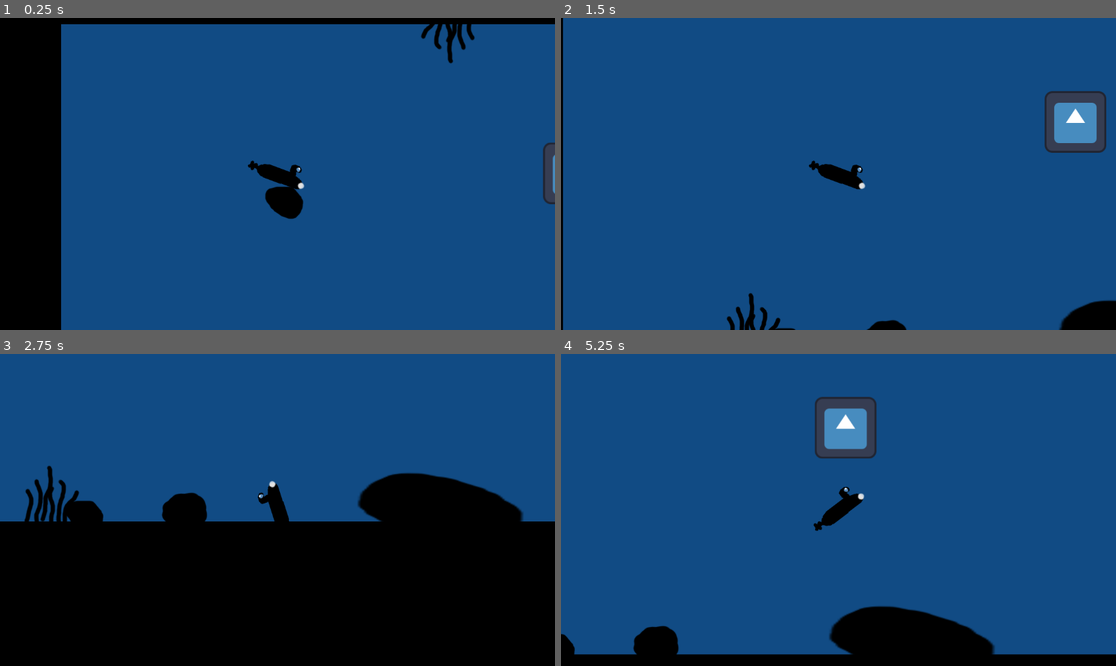
Above: before the commit, frames 1-4 (two rows, left to right).
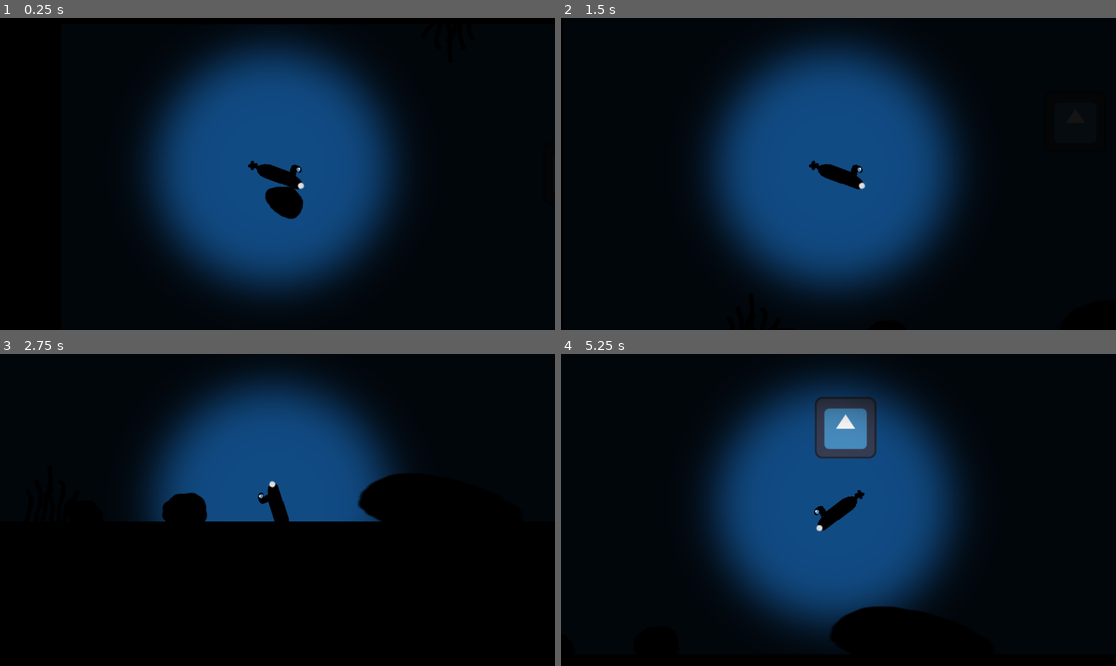
Above: after the commit, the same moments.

Repository: EddieRowe/godot-wild-jam-82
Game: Godot game, scene res://levels/level_1.tscn
Two runs of this game, one before a commit and one after it. Both use one fixed random seed, a clock stepped at 60 frames per second and the inputs below. The engine's default icon, where the game draws it, is replaced by a stand-in: a white triangle on a blue panel in a dark square.
Inputs:
- Up to frame 1 (0.25 s): no input
- Up to frame 2 (1.5 s): hold Right (ui_right) 0.53-1.28 s; hold Down (ui_down) from 1.28 s (still down)
- Up to frame 3 (2.75 s): release Down (ui_down) at 2.03 s; hold Right (ui_right) from 2.03 s (still down)
- Up to frame 4 (5.25 s): release Right (ui_right) at 2.78 s; hold Up (ui_up) 2.78-3.53 s; hold Left (ui_left) 3.53-5.03 s; hold Down (ui_down) from 5.03 s (still down)

The runs differ from the first frame. In frame 1, 70% of the frame differs, in the area x 11-100%, y 2-100%; in frame 2, 82%, in the area x 0-100%, y 0-100%; in frame 3, 39%; in frame 4, 76%.

Commit message:
light mask & sprite flip

Diff:
--- a/prefabs/Player.tscn
+++ b/prefabs/Player.tscn
@@ -1,21 +1,24 @@
-[gd_scene load_steps=6 format=3 uid="uid://cphyt7srqwafr"]
+[gd_scene load_steps=8 format=3 uid="uid://cphyt7srqwafr"]
 
 [ext_resource type="Script" uid="uid://4a7nsts8luh7" path="res://scripts/submarine_script.gd" id="1_glu7e"]
 [ext_resource type="Texture2D" uid="uid://dcl8d3ja31fie" path="res://art/player_placeholder_.png" id="2_ay6yh"]
 [ext_resource type="Script" uid="uid://ssj3qc07pg03" path="res://scripts/health.gd" id="3_ay6yh"]
 [ext_resource type="Script" uid="uid://cdj3fn4u6ytsb" path="res://scripts/oxygen.gd" id="4_p3xyx"]
+[ext_resource type="Texture2D" uid="uid://bygay2a087fb5" path="res://art/lightmask1.png" id="5_wuy1y"]
+[ext_resource type="Script" uid="uid://cbqex3ko6h1np" path="res://scripts/light_mask.gd" id="6_1nynx"]
 
 [sub_resource type="CapsuleShape2D" id="CapsuleShape2D_0e48y"]
 
 [node name="Player" type="Node2D"]
 
-[node name="RigidBody2D" type="RigidBody2D" parent="." node_paths=PackedStringArray("health", "oxygen")]
+[node name="RigidBody2D" type="RigidBody2D" parent="." node_paths=PackedStringArray("health", "oxygen", "sprite")]
 continuous_cd = 1
 contact_monitor = true
 max_contacts_reported = 3
 script = ExtResource("1_glu7e")
 health = NodePath("../Health")
 oxygen = NodePath("../Oxygen")
+sprite = NodePath("Sprite2D")
 
 [node name="CollisionShape2D" type="CollisionShape2D" parent="RigidBody2D"]
 shape = SubResource("CapsuleShape2D_0e48y")
@@ -39,6 +42,13 @@
 [node name="Breath Timer" type="Timer" parent="Oxygen"]
 autostart = true
 
+[node name="PointLight2D" type="PointLight2D" parent="." node_paths=PackedStringArray("player_rigidbody")]
+color = Color(1, 1, 1, 0.921569)
+blend_mode = 1
+texture = ExtResource("5_wuy1y")
+script = ExtResource("6_1nynx")
+player_rigidbody = NodePath("../RigidBody2D")
+
 [connection signal="body_entered" from="RigidBody2D" to="RigidBody2D" method="_on_body_entered"]
 [connection signal="timeout" from="Health/Repair Timer" to="Health" method="_on_repair_timer_timeout"]
 [connection signal="timeout" from="Oxygen/Breath Timer" to="Oxygen" method="_on_breath_timer_timeout"]
--- /dev/null
+++ b/scripts/light_mask.gd
@@ -0,0 +1,6 @@
+extends PointLight2D
+
+@export var player_rigidbody : RigidBody2D
+
+func _process(delta: float) -> void:
+	position = player_rigidbody.position
--- a/scripts/submarine_script.gd
+++ b/scripts/submarine_script.gd
@@ -4,6 +4,7 @@
 var move_speed = 300
 @export var health : Health
 @export var oxygen : Oxygen
+@export var sprite : Sprite2D
 
 var can_move : bool = true
 
@@ -20,6 +21,14 @@
 
 	apply_force(movement * move_speed)
 
+	_handle_flip_sprite(movement)
+
+func _handle_flip_sprite(movement : Vector2):
+	if movement.x < 0:
+		sprite.flip_h = true
+	elif movement.x > 0:
+		sprite.flip_h = false
+
 func _on_body_entered(body: Node) -> void:
 	if body.is_in_group("Obstacle"):
 		health._take_damage(body.damage)
Binary file added: art/lightmask1.png
Not shown, added: art/lightmask1.png.import
Not shown, added: scripts/light_mask.gd.uid
